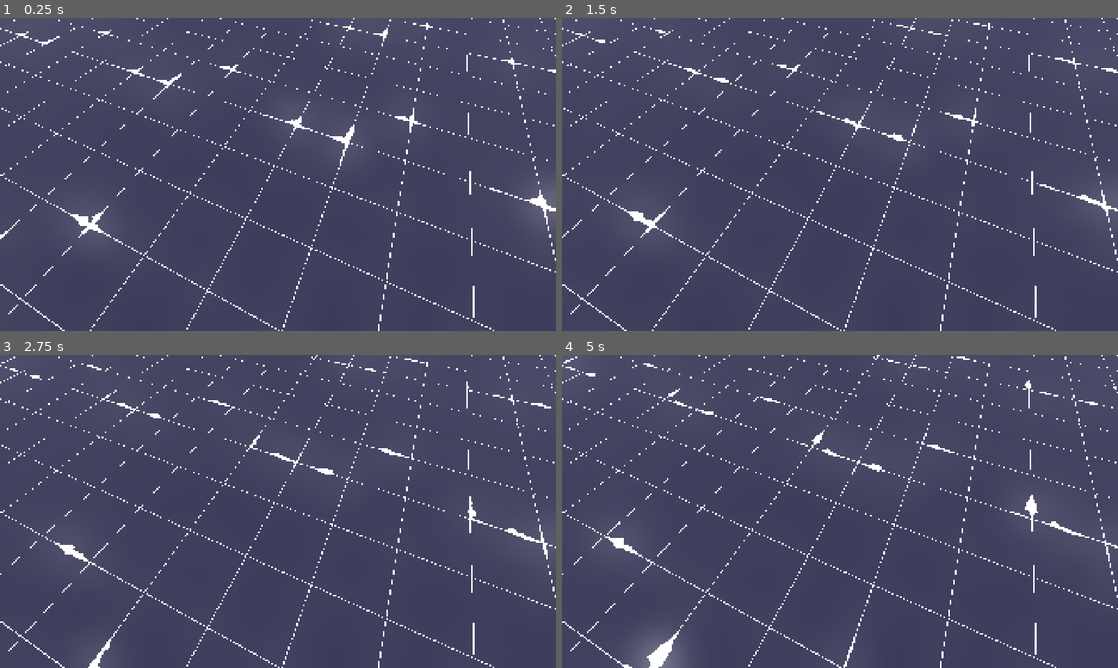
Above: before the commit, frames 1-4 (two rows, left to right).
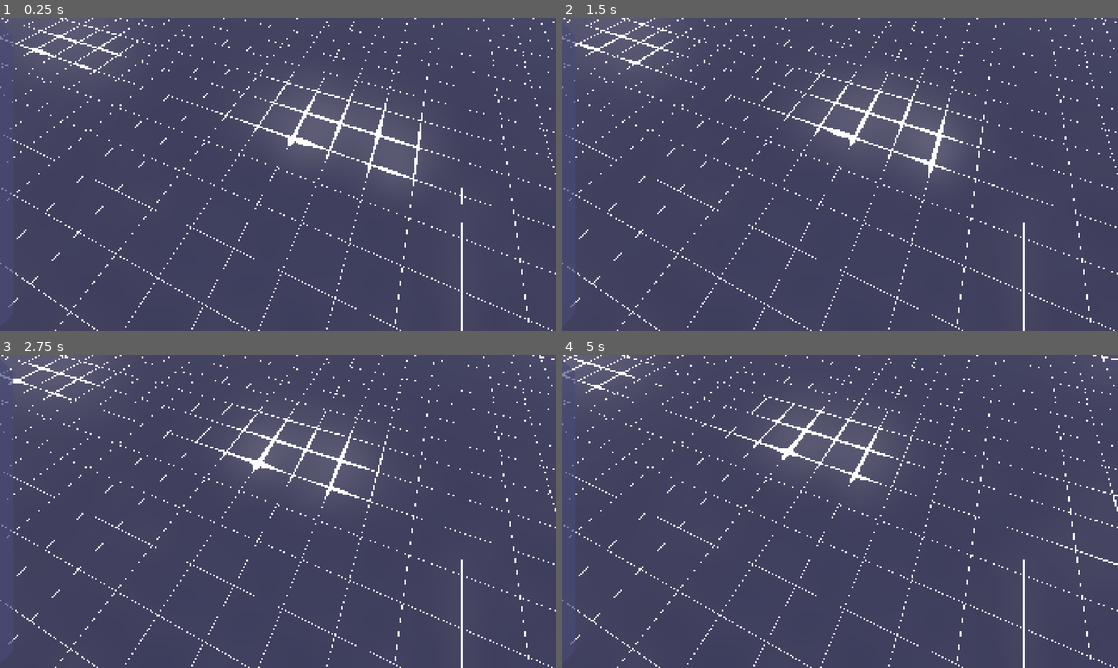
Above: after the commit, the same moments.

Repository: cbrintnall/project-astral
Game: Godot game, scene res://game.tscn
The game is run twice, just before and just after one commit, with the same random seed, the same clock (stepped at 60 frames per second) and the same inputs.
Inputs:
- Up to frame 1 (0.25 s): no input
- Up to frame 2 (1.5 s): no input
- Up to frame 3 (2.75 s): no input
- Up to frame 4 (5 s): no input

The runs differ from the first frame. In frame 1, 6.5% of the frame differs, in the area x 0-100%, y 0-100%; in frame 2, 6.2%; in frame 3, 5.9%; in frame 4, 6.5%.
Error after the commit: Parse Error: Identifier "CallableStateMachine" not declared in the current scope. (res://scenes/game_manager.gd:8)

Commit message:
setup basic scenes

Diff:
--- /dev/null
+++ b/default.tres
@@ -0,0 +1,14 @@
+[gd_resource type="Theme" format=3 uid="uid://dlolu7lgngfwn"]
+
+[ext_resource type="Texture2D" uid="uid://btssmktuu8u36" path="res://assets/ui/nine-patch-right-corners.png" id="1_nixot"]
+
+[sub_resource type="StyleBoxTexture" id="StyleBoxTexture_frq1j"]
+texture = ExtResource("1_nixot")
+texture_margin_top = 64.0
+texture_margin_right = 64.0
+texture_margin_bottom = 64.0
+region_rect = Rect2(0, 0, 1024, 1024)
+
+[resource]
+PanelRightCorners/base_type = &"Panel"
+PanelRightCorners/styles/panel = SubResource("StyleBoxTexture_frq1j")
--- a/game.tscn
+++ b/game.tscn
@@ -1,6 +1,10 @@
 [gd_scene format=3 uid="uid://8sxx0hpgqic1"]
 
 [ext_resource type="Shader" uid="uid://bwvtcdhd0hfny" path="res://materials/shaders/grid_shader.gdshader" id="1_80nbo"]
+[ext_resource type="Theme" uid="uid://dlolu7lgngfwn" path="res://default.tres" id="1_e2o6t"]
+[ext_resource type="Script" uid="uid://crdioq146uotd" path="res://scenes/game_manager.gd" id="1_fc0e3"]
+[ext_resource type="Script" uid="uid://dr5n0lkg56otf" path="res://scenes/grid_manager.gd" id="2_feb5d"]
+[ext_resource type="PackedScene" uid="uid://cr31ui8b680hb" path="res://scenes/board/tile.tscn" id="6_ryrav"]
 
 [sub_resource type="Environment" id="Environment_mwb40"]
 ssao_enabled = true
@@ -18,7 +22,7 @@
 
 [sub_resource type="FastNoiseLite" id="FastNoiseLite_80nbo"]
 noise_type = 2
-frequency = 0.0046
+frequency = 0.0009
 
 [sub_resource type="NoiseTexture2D" id="NoiseTexture2D_80nbo"]
 noise = SubResource("FastNoiseLite_80nbo")
@@ -29,8 +33,8 @@
 shader = ExtResource("1_80nbo")
 shader_parameter/noise = SubResource("NoiseTexture2D_80nbo")
 shader_parameter/line_width = 0.010000000475
-shader_parameter/grid_size = 5.0000002375
-shader_parameter/line_color = Color(1, 1, 1, 1)
+shader_parameter/grid_size = 1.0000000475
+shader_parameter/line_color = Color(0.9843137, 0.9607843, 0.9372549, 1)
 shader_parameter/fill_color = Color(0, 0, 0, 0)
 
 [sub_resource type="QuadMesh" id="QuadMesh_mwb40"]
@@ -39,10 +43,38 @@
 
 [node name="Game" type="Node3D" unique_id=309939235]
 
+[node name="SubViewport" type="SubViewport" parent="." unique_id=1925063881]
+
+[node name="GameManager" type="Node" parent="." unique_id=1080588153 node_paths=PackedStringArray("camera")]
+script = ExtResource("1_fc0e3")
+camera = NodePath("../Camera3D")
+
+[node name="GridManager" type="Node" parent="." unique_id=735757972]
+script = ExtResource("2_feb5d")
+size = Vector2i(50, 50)
+
+[node name="CanvasLayer" type="CanvasLayer" parent="." unique_id=946420198]
+
+[node name="MarginContainer" type="MarginContainer" parent="CanvasLayer" unique_id=1315741077]
+anchors_preset = 9
+anchor_bottom = 1.0
+grow_vertical = 2
+
+[node name="Panel" type="Panel" parent="CanvasLayer/MarginContainer" unique_id=1627317638]
+self_modulate = Color(0.28627452, 0.3019608, 0.49411765, 0.6745098)
+layout_mode = 2
+theme = ExtResource("1_e2o6t")
+theme_type_variation = &"PanelRightCorners"
+
+[node name="MarginContainer" type="MarginContainer" parent="CanvasLayer/MarginContainer" unique_id=403856959]
+layout_mode = 2
+theme_override_constants/margin_left = 24
+theme_override_constants/margin_top = 64
+theme_override_constants/margin_right = 24
+theme_override_constants/margin_bottom = 64
+
 [node name="DirectionalLight3D" type="DirectionalLight3D" parent="." unique_id=1757800547]
 transform = Transform3D(1, 0, 0, 0, 0.23705596, 0.971496, 0, -0.971496, 0.23705596, 0, 18.659317, 0)
-
-[node name="GridManager" type="Node" parent="." unique_id=735757972]
 
 [node name="WorldEnvironment" type="WorldEnvironment" parent="." unique_id=422605085]
 environment = SubResource("Environment_mwb40")
@@ -56,4 +88,31 @@
 mesh = SubResource("QuadMesh_mwb40")
 
 [node name="Camera3D" type="Camera3D" parent="." unique_id=517060095]
-transform = Transform3D(0.9131409, -0.3531049, 0.20369245, -7.450581e-09, 0.49968213, 0.8662089, -0.40764406, -0.7909707, 0.45628017, -0.9910228, 14.6787195, 8.2953)
+transform = Transform3D(0.9131409, -0.3531049, 0.20369245, -7.450581e-09, 0.49968213, 0.8662089, -0.40764406, -0.7909707, 0.45628017, -3.4353323, 4.284213, 2.8199377)
+cull_mask = 1048573
+
+[node name="TileSelectCamera" type="Camera3D" parent="Camera3D" unique_id=890270172]
+transform = Transform3D(1, 0, 1.4901161e-08, 0, 1, 0, 1.4901161e-08, 0, 0.99999994, 0, 0, 0)
+cull_mask = 2
+projection = 1
+size = 2.882
+
+[node name="TileScalar" type="Node3D" parent="Camera3D/TileSelectCamera" unique_id=1587664697]
+transform = Transform3D(0.49999994, -1.4901161e-08, 0, 0, 0.49999994, 2.9802322e-08, 7.450581e-09, 0, 0.49999994, 0, -0.5, -0.99999976)
+
+[node name="Marker3D" type="Marker3D" parent="Camera3D/TileSelectCamera/TileScalar" unique_id=1351051179]
+transform = Transform3D(1, -2.9802322e-08, 0, 0, 1, 2.9802322e-08, 1.4901161e-08, 0, 0.9999999, 0, -0.6, -2)
+
+[node name="Tile2" parent="Camera3D/TileSelectCamera/TileScalar/Marker3D" unique_id=1995656874 instance=ExtResource("6_ryrav")]
+transform = Transform3D(1.0000001, -2.9802322e-08, 0, 2.9802322e-08, 0.9999999, 0, 0, 0, 1, 0, 0, 0)
+
+[node name="Marker3D2" type="Marker3D" parent="Camera3D/TileSelectCamera/TileScalar" unique_id=401615941]
+transform = Transform3D(1, -2.9802322e-08, 0, 0, 1, 2.9802322e-08, 1.4901161e-08, 0, 0.9999999, 2, -0.6, -2)
+
+[node name="Tile2" parent="Camera3D/TileSelectCamera/TileScalar/Marker3D2" unique_id=164865293 instance=ExtResource("6_ryrav")]
+transform = Transform3D(1.0000001, -2.9802322e-08, 0, 2.9802322e-08, 0.9999999, 0, 0, 0, 1, 0, 0, 0)
+
+[node name="Marker3D3" type="Marker3D" parent="Camera3D/TileSelectCamera/TileScalar" unique_id=80128085]
+transform = Transform3D(1, -2.9802322e-08, 0, 0, 1, 2.9802322e-08, 1.4901161e-08, 0, 0.9999999, -2, -0.6, -2)
+
+[node name="Tile" parent="Camera3D/TileSelectCamera/TileScalar/Marker3D3" unique_id=1184711591 instance=ExtResource("6_ryrav")]
--- a/materials/shaders/grid_shader.gdshader
+++ b/materials/shaders/grid_shader.gdshader
@@ -10,9 +10,9 @@
 
 void fragment() {
 	// Calculate world position
-	vec3 world_pos = (INV_VIEW_MATRIX * vec4(VERTEX, 1.0)).xyz;
+	vec3 world_pos = (INV_VIEW_MATRIX * vec4(VERTEX, 1.0)).xyz+(vec3(0.5, 0.0, 0.5));
   float n = texture(noise, (world_pos.xz*0.05)+vec2(TIME*0.01, 0.0)).x;
-  float n2 = texture(noise, (world_pos.xz*0.05)+vec2(TIME*0.03, 0.0)).x;
+  float n2 = texture(noise, ((world_pos.xz+vec2(15.0))*0.1)+vec2(TIME*0.05, 0.0)).x;
 
 	// Apply grid effect
   float step_range = 0.5;
--- a/project.godot
+++ b/project.godot
@@ -29,6 +29,10 @@
 window/stretch/mode="canvas_items"
 window/stretch/aspect="expand"
 
+[gui]
+
+theme/custom="uid://dlolu7lgngfwn"
+
 [physics]
 
 3d/physics_engine="Jolt Physics"
--- /dev/null
+++ b/scenes/board/tile.tscn
@@ -0,0 +1,18 @@
+[gd_scene format=3 uid="uid://cr31ui8b680hb"]
+
+[ext_resource type="Script" uid="uid://cvepy4rsfup2v" path="res://scenes/tile.gd" id="1_bfaab"]
+
+[sub_resource type="BoxMesh" id="BoxMesh_feb5d"]
+
+[sub_resource type="BoxShape3D" id="BoxShape3D_fc0e3"]
+
+[node name="Tile" type="StaticBody3D" unique_id=1995656874]
+transform = Transform3D(1, 0, 0, 0, 0.9999999, 0, 0, 0, 0.99999994, 0, 0, 0)
+script = ExtResource("1_bfaab")
+
+[node name="MeshInstance3D" type="MeshInstance3D" parent="." unique_id=471219191]
+layers = 2
+mesh = SubResource("BoxMesh_feb5d")
+
+[node name="CollisionShape3D" type="CollisionShape3D" parent="." unique_id=1324696323]
+shape = SubResource("BoxShape3D_fc0e3")
--- /dev/null
+++ b/scenes/game_manager.gd
@@ -0,0 +1,18 @@
+extends Node
+class_name GameManager
+
+static var inst: GameManager
+
+@export var camera: Camera3D
+
+var _state := CallableStateMachine.new()
+var _deal_timer := BetterTimer.new(0.1)
+
+func _ready() -> void:
+  inst = self
+  add_child(_state)
+
+  _state.register("deal", _deal)
+
+func _deal(machine: CallableStateMachine, delta: float):
+  pass
--- /dev/null
+++ b/scenes/grid_manager.gd
@@ -0,0 +1,11 @@
+extends Node
+class_name GridManager
+
+static var inst: GridManager
+
+@export var size := Vector2i.ONE
+
+
+
+func _ready() -> void:
+  inst = self
--- /dev/null
+++ b/scenes/tile.gd
@@ -0,0 +1,2 @@
+extends StaticBody3D
+class_name Tile
Binary file added: assets/ui/nine-patch-right-corners.png
Not shown, added: assets/ui/nine-patch-right-corners.png.import
Binary file added: assets/ui/nine-patch.png
Not shown, added: assets/ui/nine-patch.png.import
Not shown, added: scenes/game_manager.gd.uid
Not shown, added: scenes/grid_manager.gd.uid
Not shown, added: scenes/tile.gd.uid
